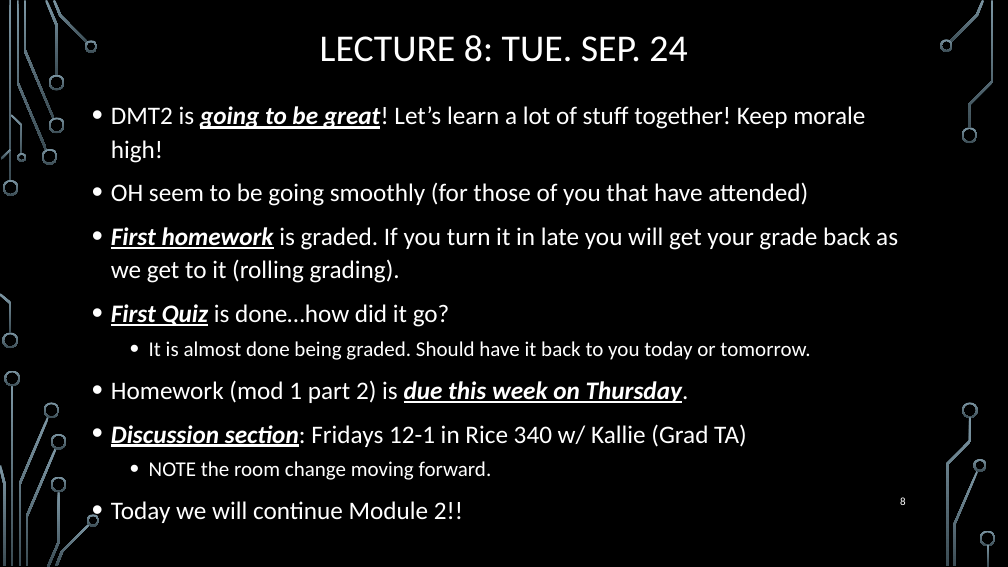
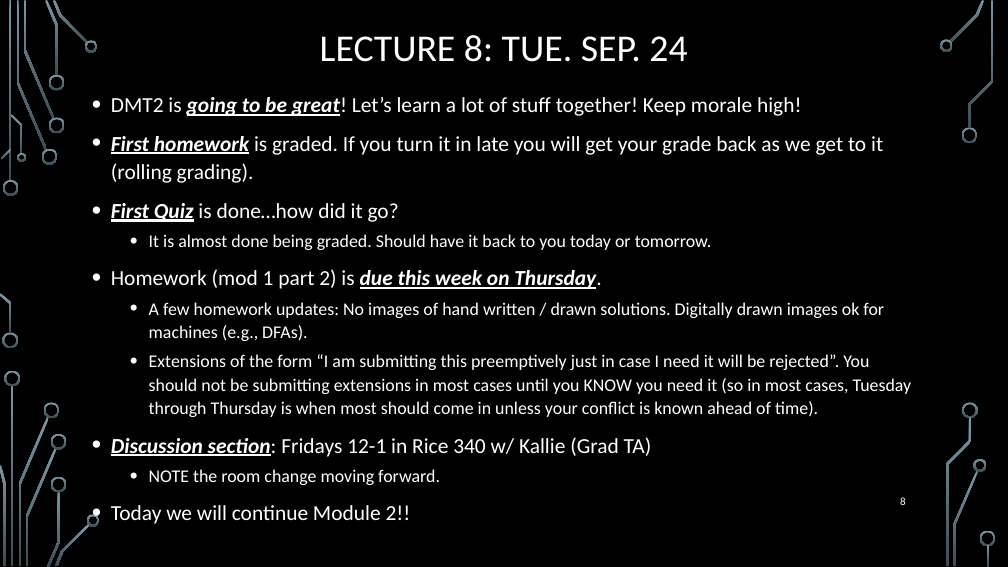
Before and after one commit to markfloryan/dmt2, a slide deck: slide 8 of slides/00-DailyAnnouncements.pptx. Drawn at 1008x567 pixels with LibreOffice and Linux fonts; fonts in the diff are those of the drawing; background and template pictures are left out. Boxes give left, top, right and bottom in pixels: in the first picture for what was removed or moved away, otherwise in the second. Text is boxed around its words. In the diff, an @@ line names an element or a change of style, - is before the commit and + after.

```diff
--- a/slides/00-DailyAnnouncements.pptx
+++ b/slides/00-DailyAnnouncements.pptx
@@ text "DMT2 is going to be ...": place and size @@
-text "DMT2 is going to be ..." at (111,106,898,523)
+text "DMT2 is going to be ..." at (111,97,912,524)
@@ text at (111,97,883,524): size 24 to 20.4 pt in "DMT2 is going to be great! Let’s ...", "First homework is graded. If you turn ...", "First Quiz is done…how did it go?", "Homework (mod 1 part 2) is due ..." and 2 more places; size 20 to 17 pt in "It is almost done being graded. Should ...", "NOTE the room change moving forward." @@
@@ text at (111,183,808,206): paragraph removed @@
-• OH seem to be going smoothly (for those of you that have attended)
@@ text at (149,302,912,417): paragraphs added @@
+  • A few homework updates: No images of hand written / drawn solutions. Digitally drawn images ok for machines (e.g., DFAs).
+  • Extensions of the form “I am submitting this preemptively just in case I need it will be rejected”. You should not be submitting extensions in most cases until you KNOW you need it (so in most cases, Tuesday through Thursday is when most should come in unless your conflict is known ahead of time).
```
Also in this commit, not shown: 5 other files.
